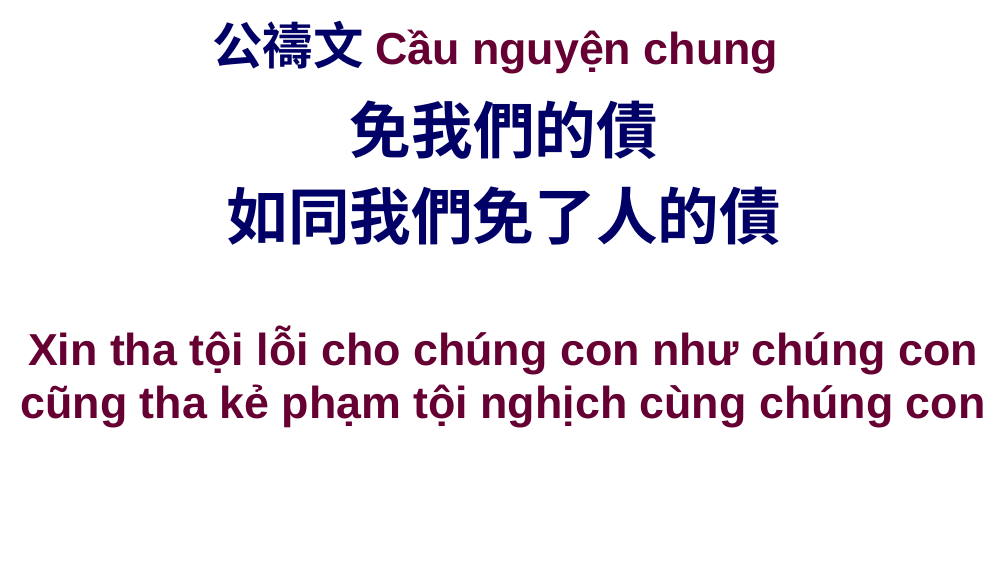
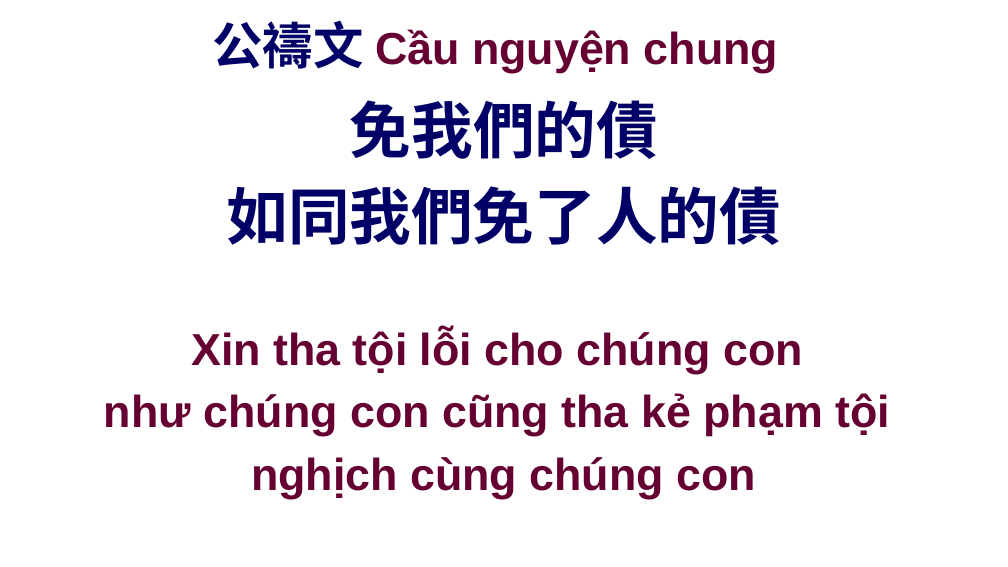
Before and after one commit to batisuoc/other-ppts, a slide deck: slide 24 of 聯合崇拜流程.pptx. Drawn at 1008x567 pixels with LibreOffice and Linux fonts; fonts in the diff are those of the drawing; background and template pictures are left out. Boxes give left, top, right and bottom in pixels: in the first picture for what was removed or moved away, otherwise in the second. Text is boxed around its words. In the diff, an @@ line names an element or a change of style, - is before the commit and + after.

Commit message:
Update ppts

```diff
--- a/聯合崇拜流程.pptx
+++ b/聯合崇拜流程.pptx
@@ text at (x1=104, y1=330, x2=890, y2=499): text changed @@
-Xin tha tội lỗi cho chúng con như chúng con cũng tha kẻ phạm tội nghịch cùng chúng con
+Xin tha tội lỗi cho chúng con
+như chúng con cũng tha kẻ phạm tội
+nghịch cùng chúng con
```
Also in this commit, not shown: 2 other slides changed, 1 other file.
